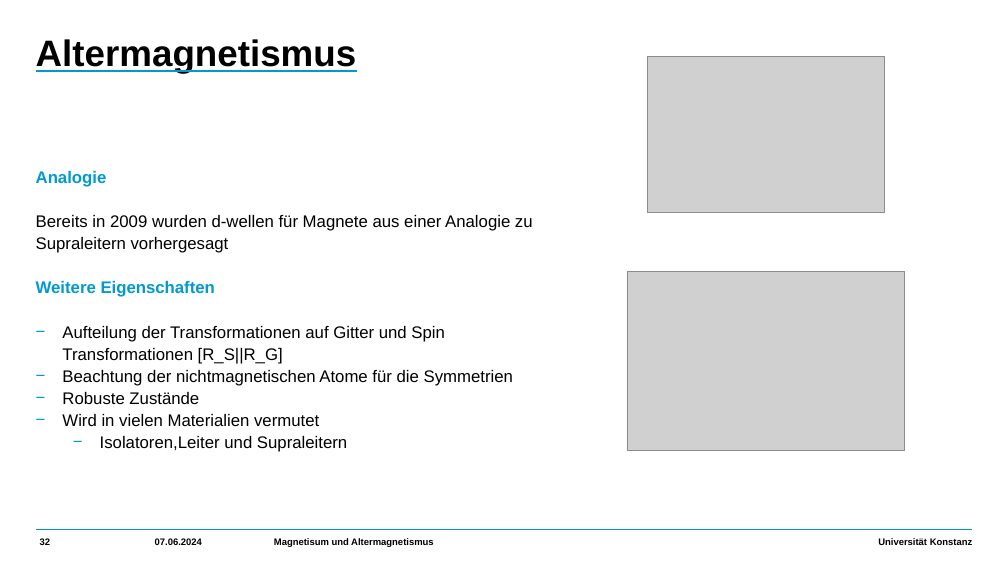
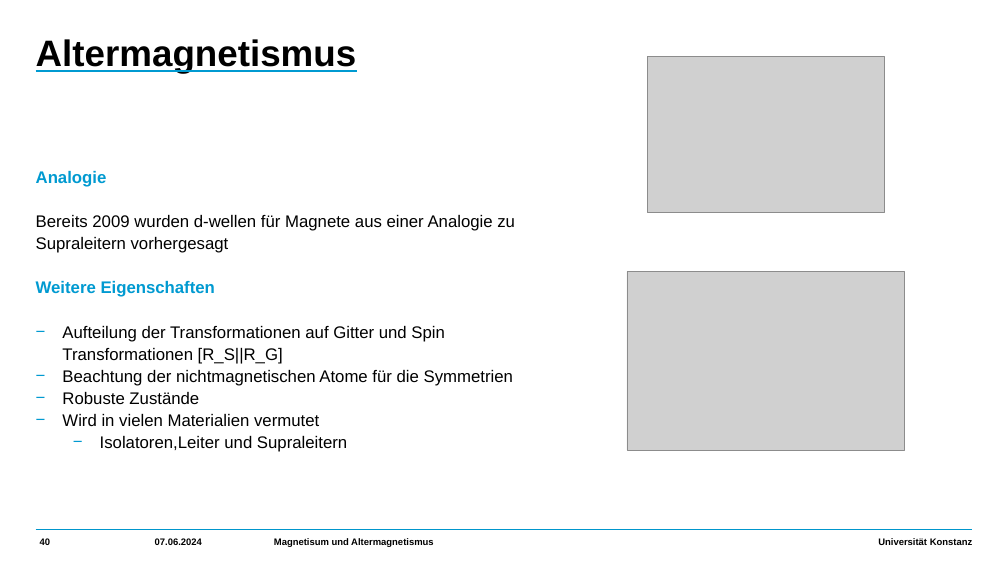
Before and after one commit to HolykingJulex/EstimateSeminar, a slide deck: slide 40 of Vortrag.pptx (slide 32 before the commit). Drawn at 1008x567 pixels with LibreOffice and Linux fonts; fonts in the diff are those of the drawing; grey boxes stand for pictures. Boxes give left, top, right and bottom in pixels: in the first picture for what was removed or moved away, otherwise in the second. Text is boxed around its words. In the diff, an @@ line names an element or a change of style, - is before the commit and + after.

Commit message:
Skeleton for the Altermagnetism part is done

```diff
--- a/Vortrag.pptx
+++ b/Vortrag.pptx
@@ text at box(36, 215, 515, 253): text changed @@
-  Bereits in 2009 wurden d-wellen für Magnete aus einer Analogie zu Supraleitern vorhergesagt
+  Bereits 2009 wurden d-wellen für Magnete aus einer Analogie zu Supraleitern vorhergesagt
@@ page number at box(40, 538, 51, 545): text changed @@
-32
+40
```
Also in this commit, not shown: 20 other slides changed, 8 slides added, 2 other files.
